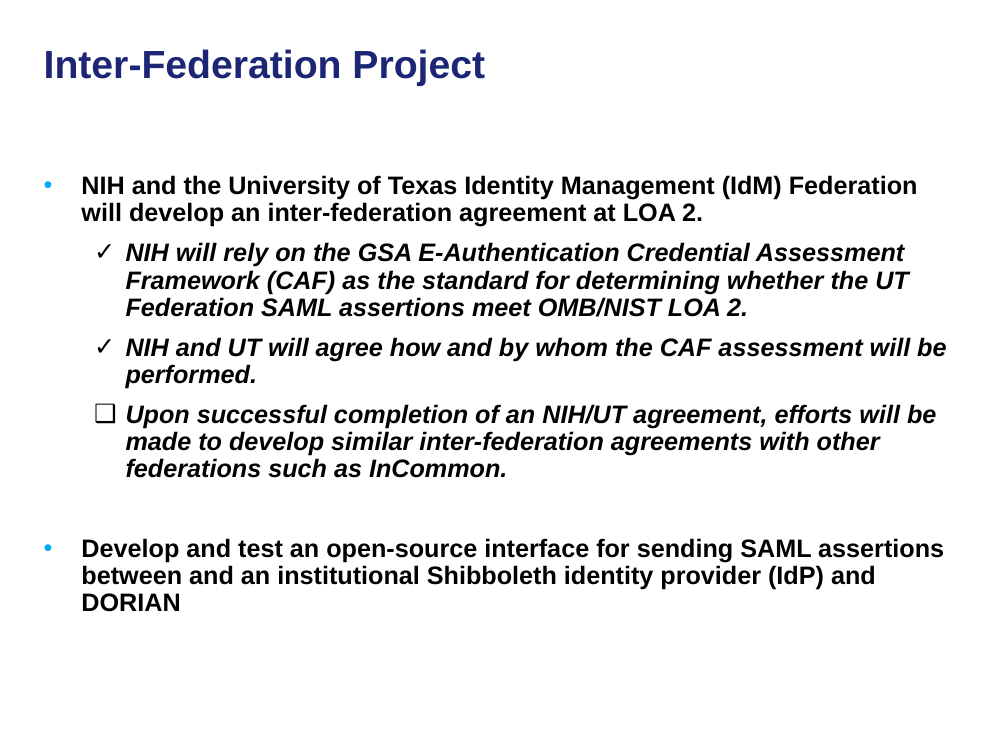
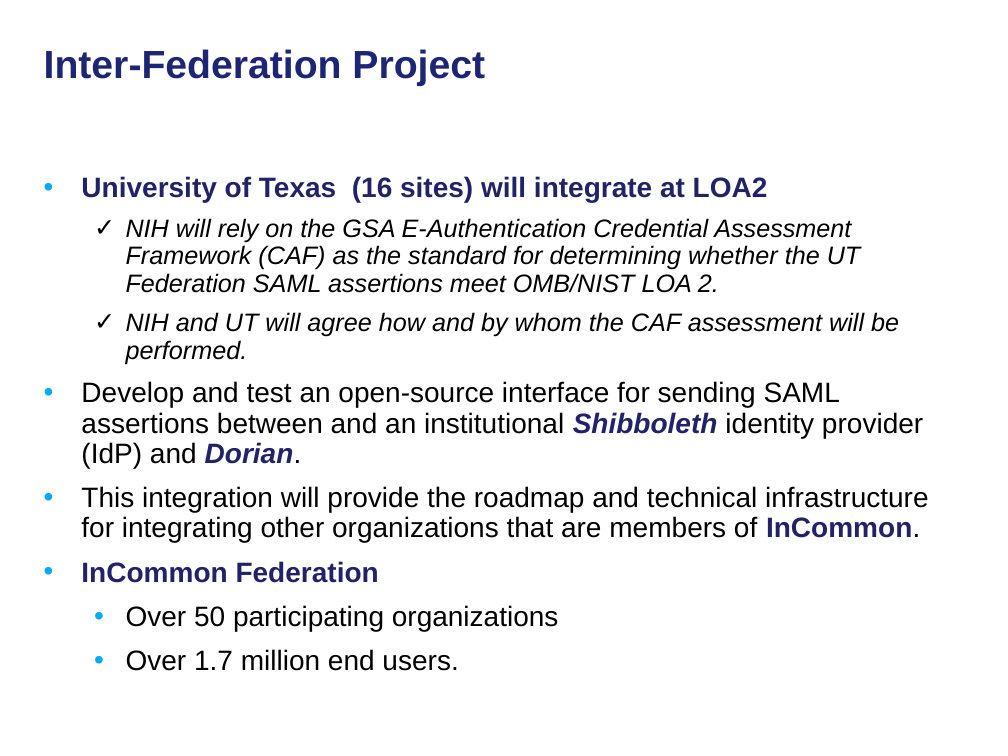
Before and after one commit to NCIP/cagrid-docs, a slide deck: slide 21 of presentations/security/caBIG-security-challenges-healthgrid-2008.ppt. Drawn at 1008x756 pixels with LibreOffice and Linux fonts; fonts in the diff are those of the drawing; background and template pictures are left out. Boxes give left, top, right and bottom in pixels: in the first picture for what was removed or moved away, otherwise in the second. Text is boxed around its words. In the diff, an @@ line names an element or a change of style, - is before the commit and + after.

```diff
--- a/presentations/security/caBIG-security-challenges-healthgrid-2008.ppt
+++ b/presentations/security/caBIG-security-challenges-healthgrid-2008.ppt
@@ text at [81, 176, 768, 202]: text changed; size 18 to 20 pt; text colour #000000 to #222268 @@
-• NIH and the University of Texas Identity Management (IdM) Federation will develop an inter-federation agreement at LOA 2.
+• University of Texas (16 sites) will integrate at LOA2
@@ text at [126, 218, 899, 364]: bold off in "NIH will rely on the GSA E-Authentication ...", "NIH and UT will agree how and ..." @@
@@ text at [81, 381, 928, 671]: text changed; size 18 to 20 pt; bold off; italic off @@
-  ❑ Upon successful completion of an NIH/UT agreement, efforts will be made to develop similar inter-federation agreements with other federations such as InCommon.
-• Develop and test an open-source interface for sending SAML assertions between and an institutional Shibboleth identity provider (IdP) and DORIAN
+• Develop and test an open-source interface for sending SAML assertions between and an institutional Shibboleth identity provider (IdP) and Dorian.
+• This integration will provide the roadmap and technical infrastructure for integrating other organizations that are members of InCommon.
+• InCommon Federation
+  • Over 50 participating organizations
+  • Over 1.7 million end users.
```
Also in this commit, not shown: 3 other slides changed, 3 slides added, 4 slides removed.
